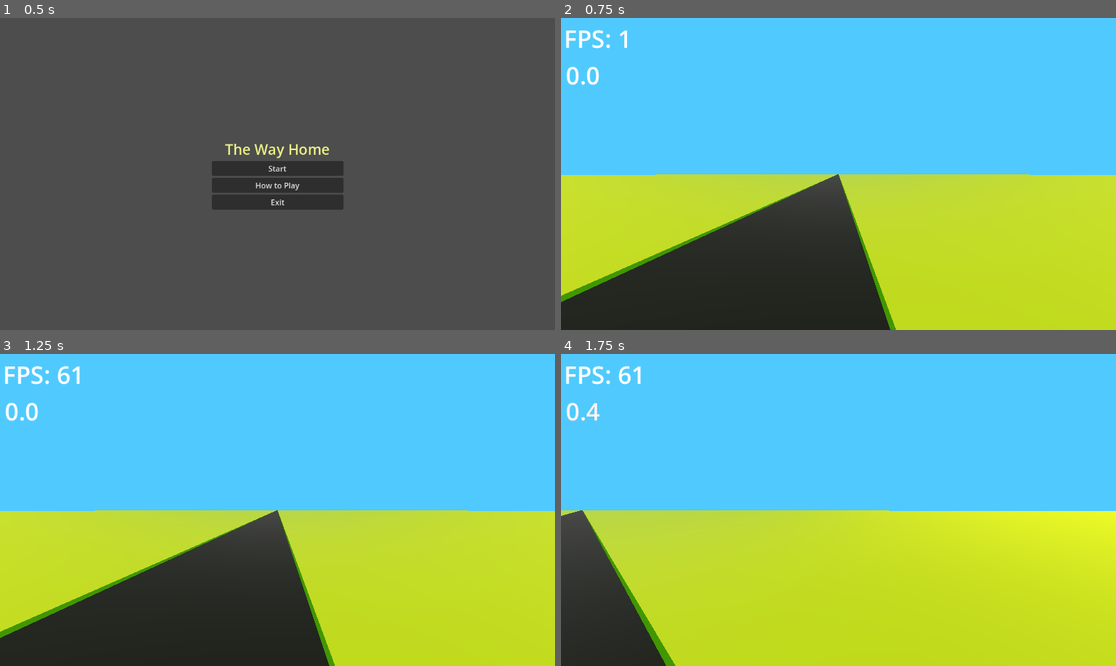
Above: before the commit, frames 1-4 (two rows, left to right).
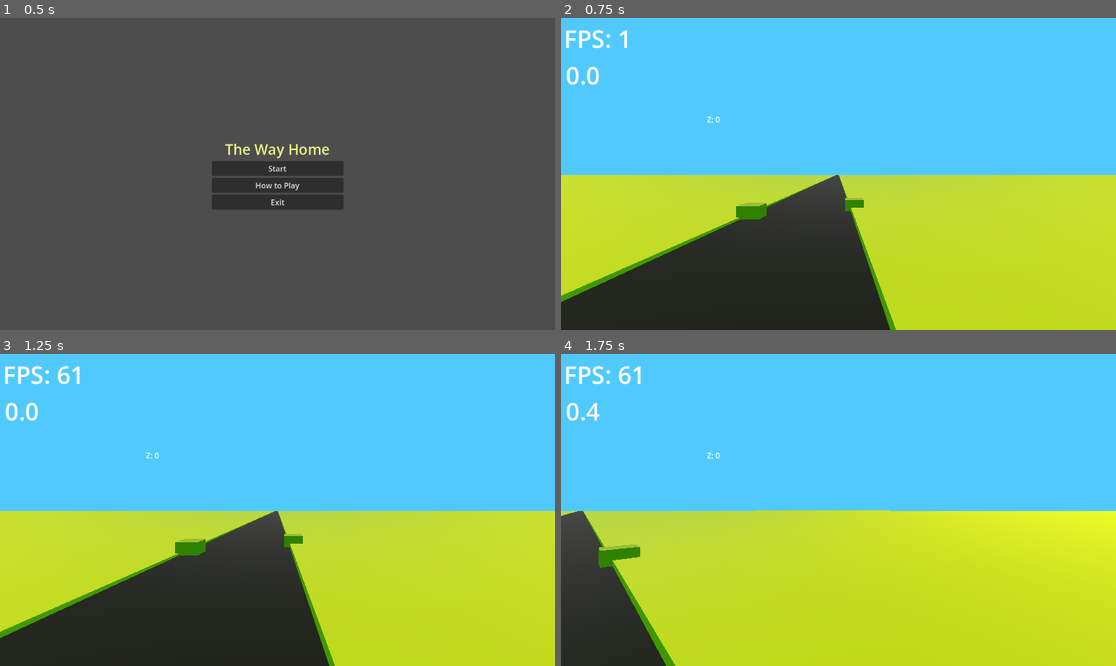
Above: after the commit, the same moments.

Repository: VHSDIR/thewayhome
Game: Godot game, scene res://scenes/main_menu.tscn
Same seed, same stepped clock (60 frames per second), same inputs: the game is played once before the commit and once after it.
Inputs:
- Up to frame 1 (0.5 s): no input
- Up to frame 2 (0.75 s): click "Start" at 0.5 s
- Up to frame 3 (1.25 s): no input
- Up to frame 4 (1.75 s): hold D (rotate_right) from 1.28 s (still down); hold W (move_front) from 1.28 s (still down)

Frame 1 is identical in both runs. In frame 2, 0.5% of the frame differs, in the area x 1-85%, y 31-91%; in frame 3, 0.5%; in frame 4, 0.5%.

Commit message:
dodałem zapętlenie oraz info o pozycji z

Diff:
--- a/src/scenes/main.tscn
+++ b/src/scenes/main.tscn
@@ -22,10 +22,10 @@
 [node name="Level" type="Node3D" parent="."]
 
 [node name="Node3D2" parent="Level" instance=ExtResource("1_w5kyn")]
-transform = Transform3D(1, 0, 0, 0, 1, 0, 0, 0, 1, 11.4036, -4.84818, 35.2749)
+transform = Transform3D(1, 0, 0, 0, 1, 0, 0, 0, 1, 4, 1.5, 10)
 
 [node name="Node3D7" parent="Level" instance=ExtResource("1_w5kyn")]
-transform = Transform3D(1, 0, 0, 0, 1, 0, 0, 0, 1, 3.96629, 0.871014, 44.1006)
+transform = Transform3D(1, 0, 0, 0, 1, 0, 0, 0, 1, -0.876879, 1.5, 12)
 
 [node name="CharacterBody3D" type="CharacterBody3D" parent="."]
 transform = Transform3D(1, 0, 0, 0, 1, 0, 0, 0, 1, 0, 1, 0.57453)
@@ -46,7 +46,7 @@
 offset_right = 609.0
 offset_bottom = 314.0
 
-[node name="Label" type="Label" parent="CharacterBody3D/Control"]
+[node name="SpeedMeter" type="Label" parent="CharacterBody3D/Control"]
 layout_mode = 1
 offset_left = -293.0
 offset_top = -115.0
@@ -66,5 +66,10 @@
 text = "FPS: 0"
 vertical_alignment = 1
 
+[node name="CurrentZ" type="Label" parent="CharacterBody3D/Control"]
+layout_mode = 0
+offset_right = 329.0
+offset_bottom = 172.0
+
 [node name="terrain" parent="." instance=ExtResource("3_x3jfn")]
 transform = Transform3D(1, 0, 0, 0, 1, 0, 0, 0, 1, 1.83404, 0.912781, 0.259051)
--- a/src/scenes/terrain.tscn
+++ b/src/scenes/terrain.tscn
@@ -13,18 +13,18 @@
 [node name="CharacterBody3D" type="CharacterBody3D" parent="."]
 
 [node name="MeshInstance3D3" type="MeshInstance3D" parent="CharacterBody3D"]
-transform = Transform3D(495, 0, 0, 0, 1, 0, 0, 0, 10000, -250, 0.2, 0)
+transform = Transform3D(495, 0, 0, 0, 1, 0, 0, 0, 1000, -250, 0.2, 0)
 material_override = ExtResource("2_v8c2m")
 mesh = SubResource("BoxMesh_5x3jh")
 skeleton = NodePath("../MeshInstance3D2")
 
 [node name="MeshInstance3D2" type="MeshInstance3D" parent="CharacterBody3D"]
-transform = Transform3D(495, 0, 0, 0, 1, 0, 0, 0, 10000, 250, 0.1, 0)
+transform = Transform3D(495, 0, 0, 0, 1, 0, 0, 0, 1000, 250, 0.1, 0)
 material_override = ExtResource("2_v8c2m")
 mesh = SubResource("BoxMesh_5x3jh")
 
 [node name="MeshInstance3D" type="MeshInstance3D" parent="CharacterBody3D"]
-transform = Transform3D(100, 0, 0, 0, 1, 0, 0, 0, 10000, 0, 0, 0)
+transform = Transform3D(100, 0, 0, 0, 1, 0, 0, 0, 1000, 0, 0, 0)
 material_override = ExtResource("1_cmp5j")
 mesh = SubResource("BoxMesh_5x3jh")
 skeleton = NodePath("../..")
--- a/src/scripts/player.gd
+++ b/src/scripts/player.gd
@@ -3,6 +3,7 @@
 var CURRENT_SPEED = 0
 const MAX_SPEED = 10.0
 const ROTATION_SPEED = 2.0
+const LOOPING_DISTANCE = 300
 var PREVIOUS_POSITION: Vector3
 @export var camera_node: Node3D
 
@@ -43,8 +44,14 @@
 	var distance = position.distance_to(PREVIOUS_POSITION)
 	var speed = distance / delta
 	PREVIOUS_POSITION = position
-	$Control/Label.text = float_to_speed(speed)
-	$Control/Label.modulate = get_speed_color(CURRENT_SPEED)
+	$Control/SpeedMeter.text = float_to_speed(speed)
+	$Control/SpeedMeter.modulate = get_speed_color(CURRENT_SPEED)
 	var fps = Engine.get_frames_per_second()
 	$Control/FPS.text = "FPS: %d" % fps
+
+	$Control/CurrentZ.text = "Z: %d" % position.z
+
+	if position.z > LOOPING_DISTANCE:
+		position.z = -LOOPING_DISTANCE
+
 	move_and_slide()
